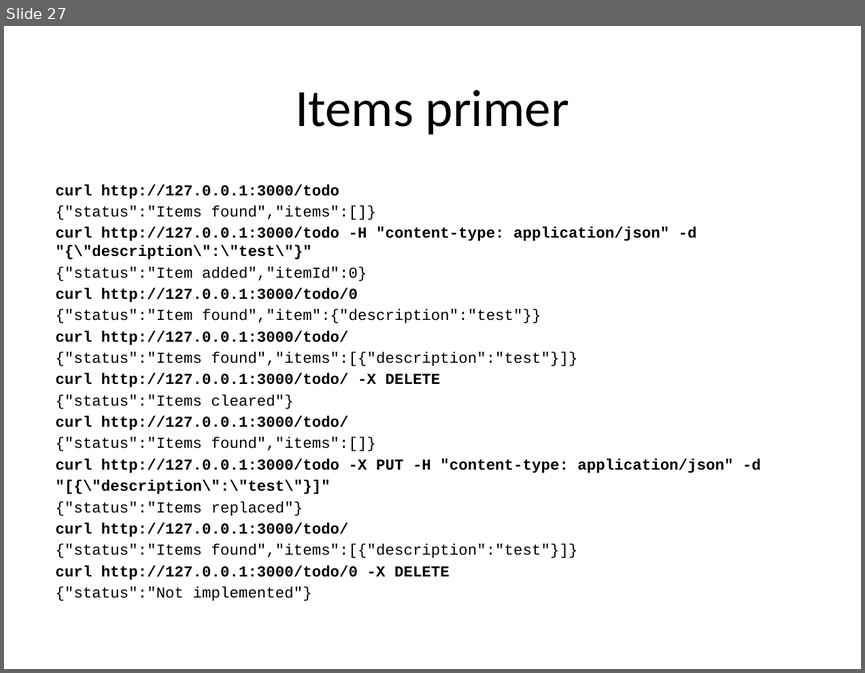
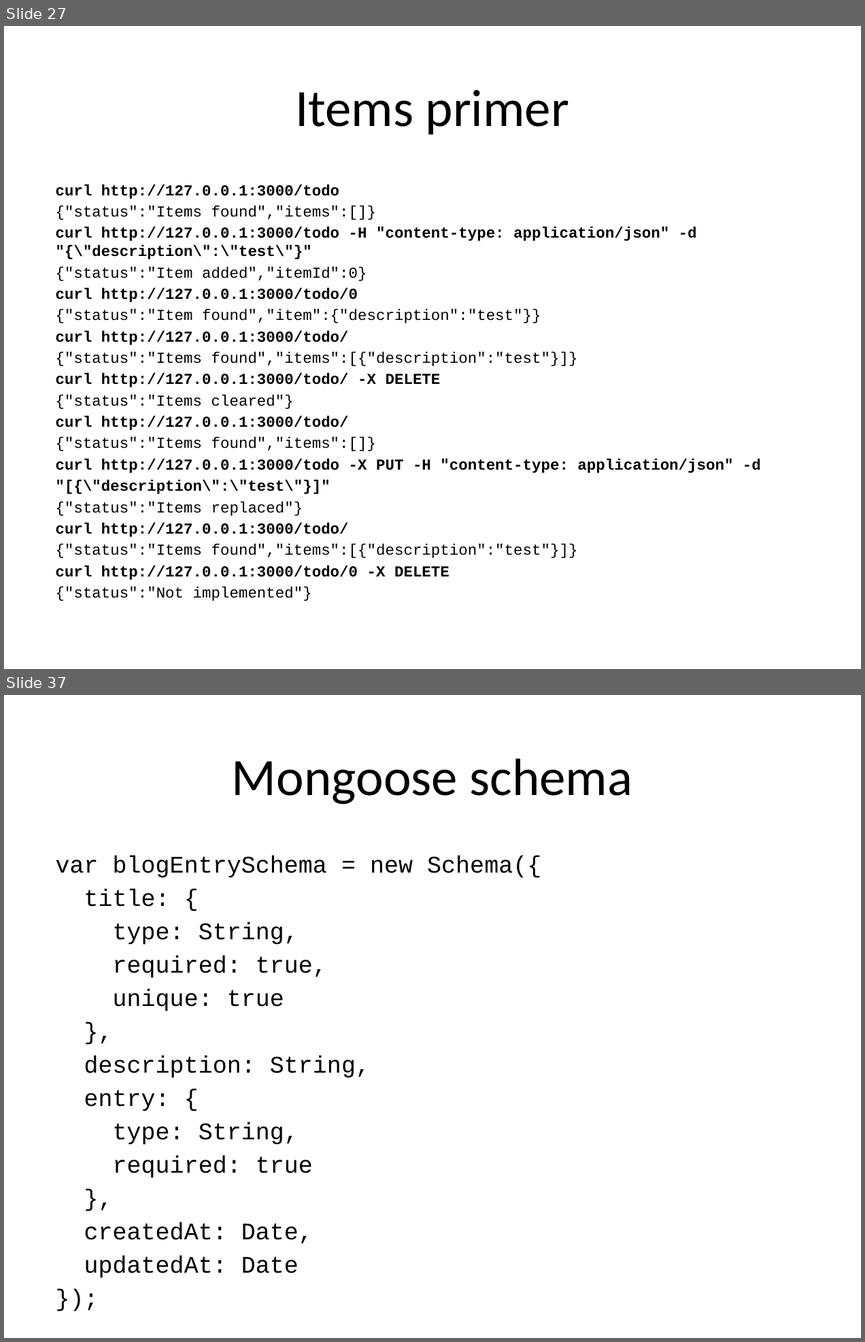
Before and after one commit to XWS2016/BackEnd, a slide deck: 02_REST_servisi/BackEnd_02_REST_servisi.pptx. Shown one above the other, each under a label of ours: slide 27 before the commit, slides 27 and 37 after it; the slides between them are not shown. The pictures are 865x673 and 865x1342 pixels, drawn with LibreOffice and Linux fonts; fonts in the diff are those of the drawing. Boxes give left, top, right and bottom in pixels: in the first picture for what was removed or moved away, otherwise in the second. Text is boxed around its words. In the diff, an @@ line names an element or a change of style, - is before the commit and + after.

```diff
--- a/02_REST_servisi/BackEnd_02_REST_servisi.pptx
+++ b/02_REST_servisi/BackEnd_02_REST_servisi.pptx
@@ slide 37 added at (x1=4, y1=695, x2=861, y2=1338), background #FFFFFF @@
@@ title added at (x1=232, y1=758, x2=632, y2=804), 44 pt, text #000000 @@
+Mongoose schema
@@ text added at (x1=56, y1=856, x2=541, y2=1278), 20 pt, text #000000 @@
+var blogEntrySchema = new Schema({
+title: {
+type: String,
+required: true,
+unique: true
+},
+description: String,
+entry: {
+type: String,
+required: true
+},
+createdAt: Date,
+updatedAt: Date
+});
```
Also in this commit, not shown: 1 slide changed, 13 other slides added, 12 other files.
